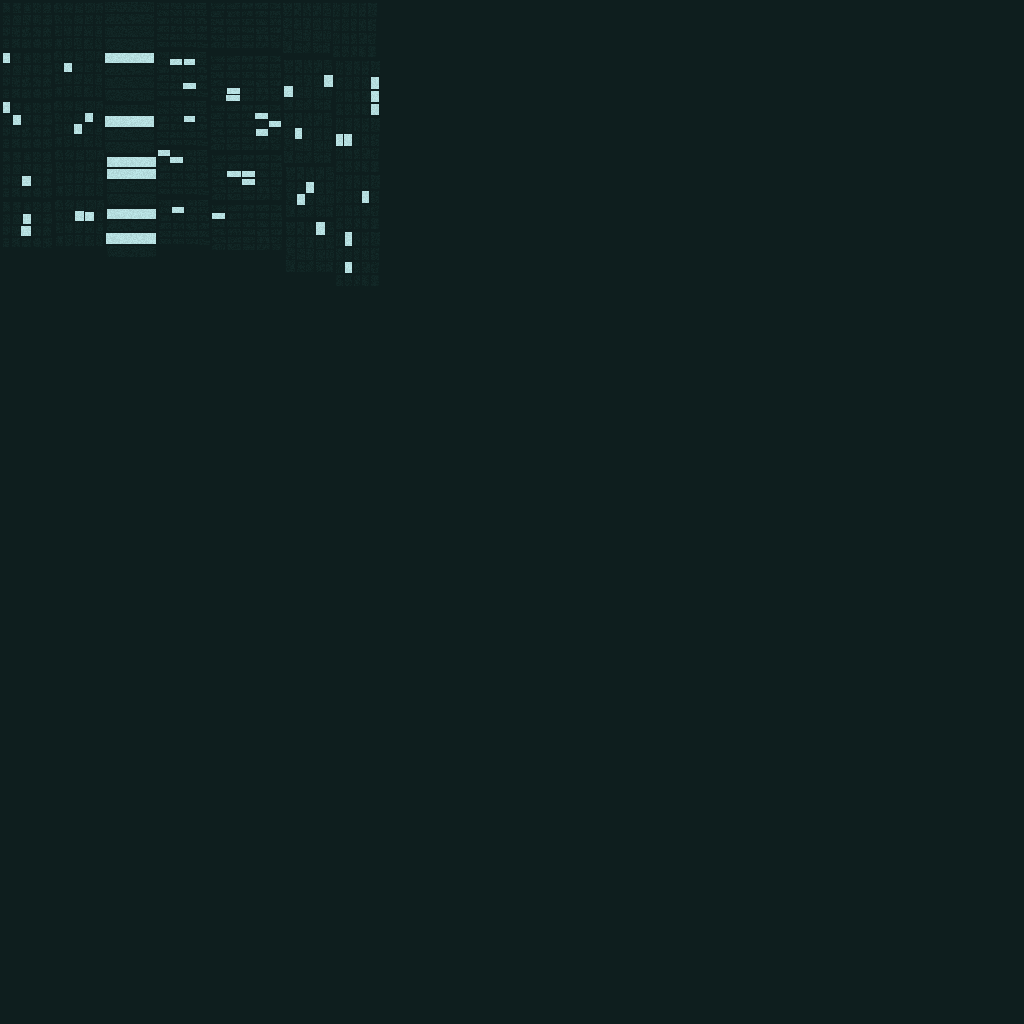
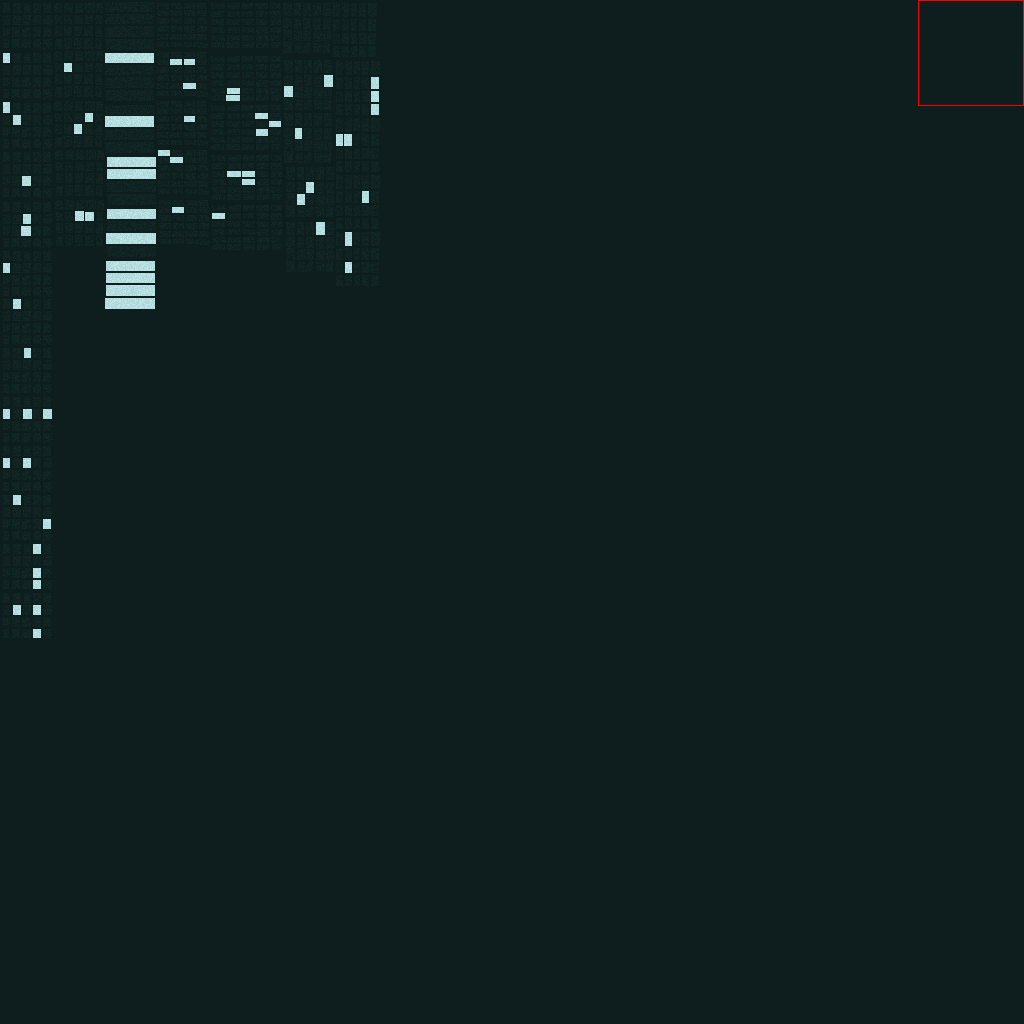
Before/after of a 1024 x 1024 layered artwork. What changed in the layer stack:
added layer "Layer 1 copy 12" above "roof" over [918,0,1024,106]
added layer "Layer 1 copy 19" in group "dark" over [3,593,52,639]
added layer "Layer 1 copy 18" in group "dark" over [3,544,52,590]
added layer "Layer 1 copy 17" in group "dark" over [3,495,52,541]
added layer "Layer 1 copy 16" in group "dark" over [3,446,52,492]
added layer "Layer 1 copy 15" in group "dark" over [3,397,52,443]
added layer "Layer 1 copy 14" in group "dark" over [3,348,52,394]
added layer "Layer 1 copy 13" in group "dark" over [3,299,52,345]
added layer "Layer 1 copy 11" in group "dark" over [3,251,52,297]
added layer "Layer 4 copy 6" in group "dark" over [105,261,155,309]
